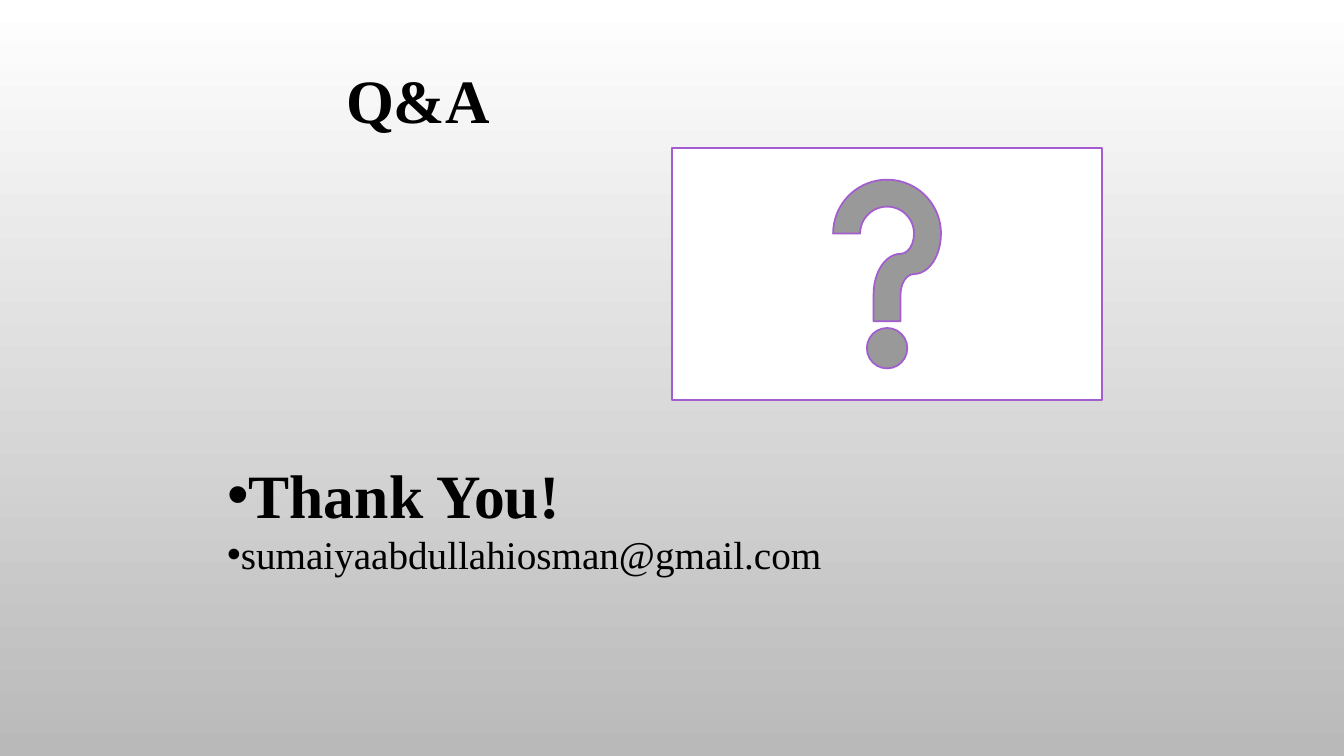
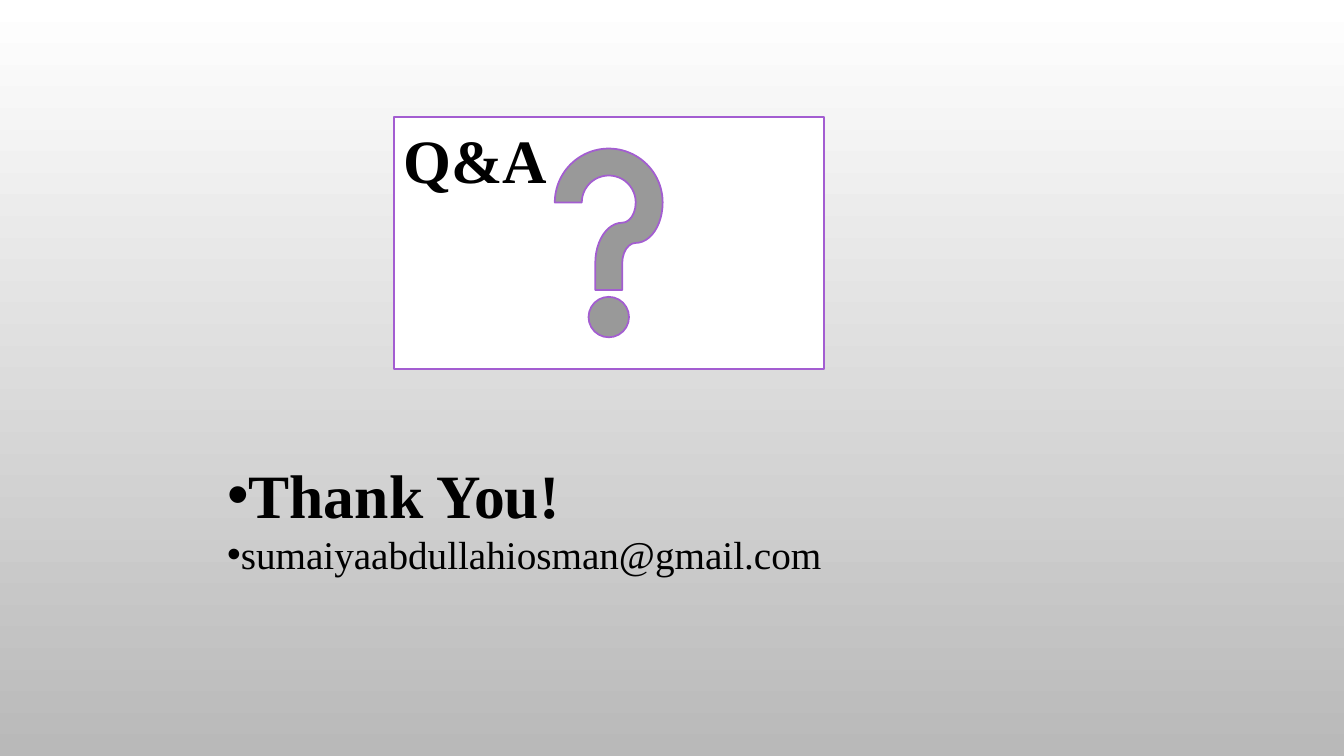
Before and after one commit to Maiya-Abdullahi/SyriaTel-Customer-Churn-Prediction, a slide deck: slide 13 of PowerPoint.pptx. Drawn at 1344x756 pixels with LibreOffice and Linux fonts; fonts in the diff are those of the drawing; background and template pictures are left out. Boxes give left, top, right and bottom in pixels: in the first picture for what was removed or moved away, otherwise in the second. Text is boxed around its words. In the diff, an @@ line names an element or a change of style, - is before the commit and + after.

```diff
--- a/PowerPoint.pptx
+++ b/PowerPoint.pptx
@@ text "Q&A" moved from (x1=346, y1=82, x2=490, y2=133) to (x1=404, y1=142, x2=548, y2=193) @@
@@ action button help moved from (x1=673, y1=148, x2=1103, y2=400) to (x1=394, y1=117, x2=825, y2=369) @@
```
Also in this commit, not shown: 12 other slides changed.
